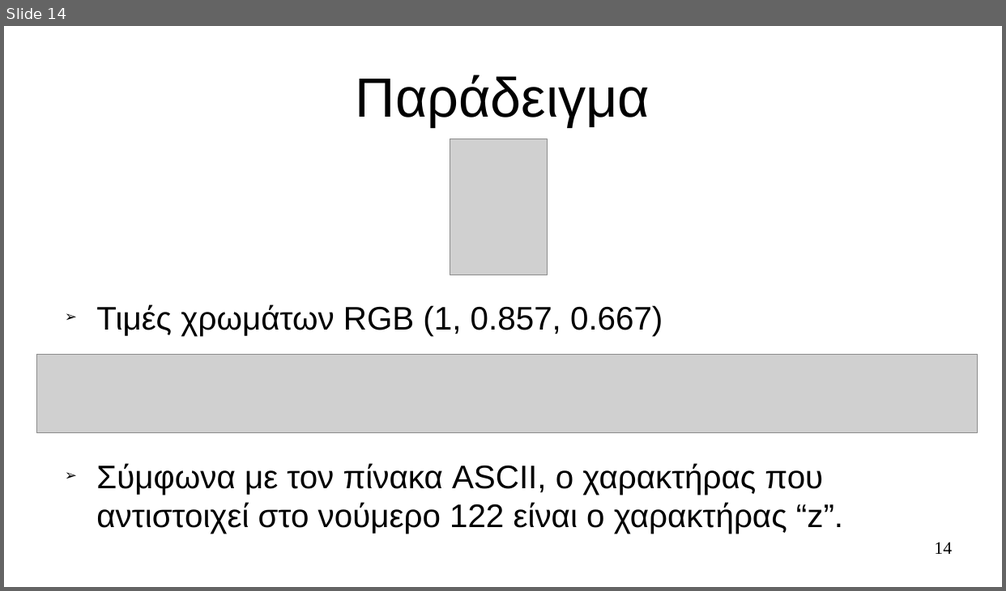
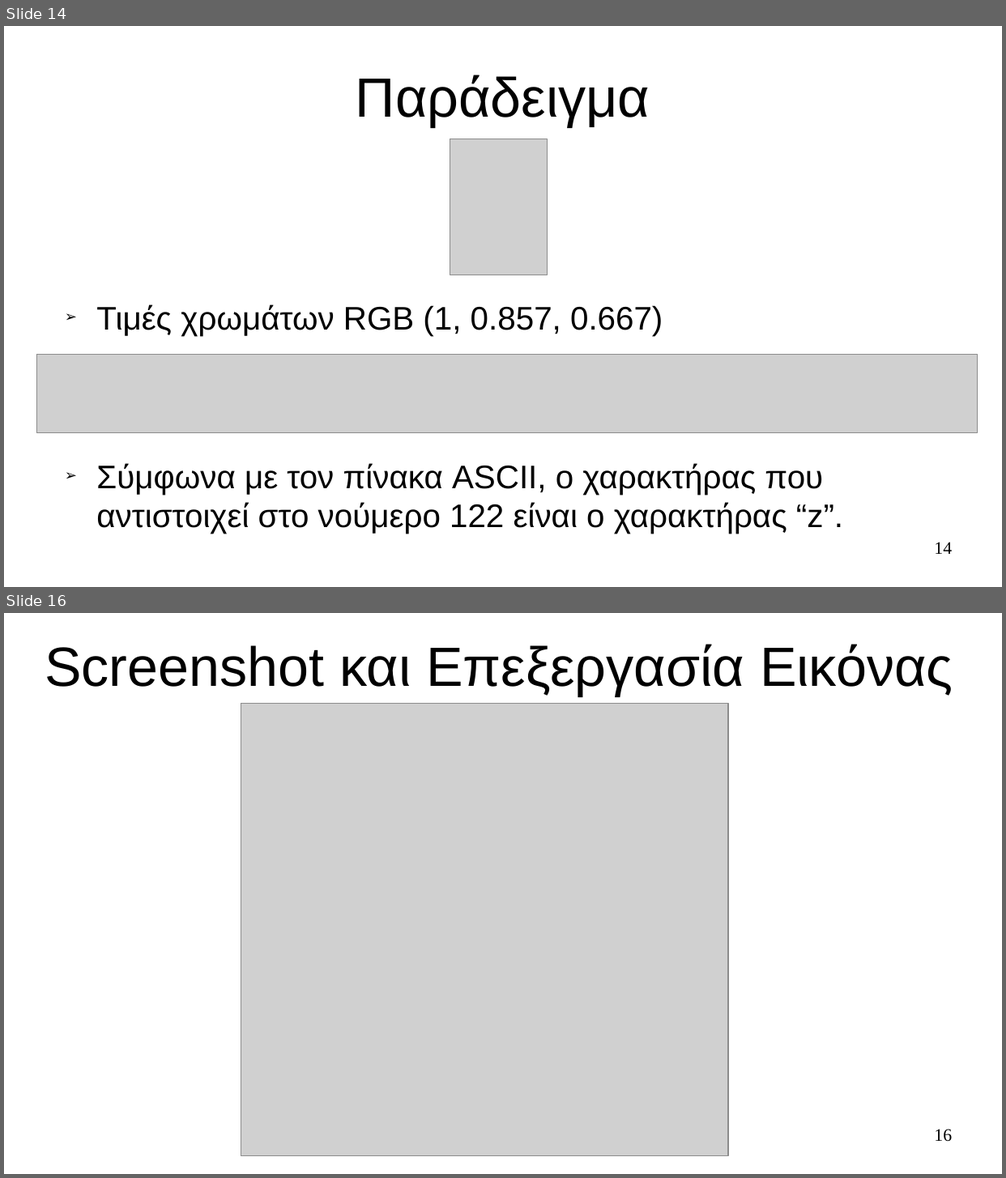
Before and after one commit to pevanget/Trigonix, a slide deck: Trigonix/Documentation/Παρουσίαση.odp. Shown one above the other, each under a label of ours: slide 14 before the commit, slides 14 and 16 after it; the slides between them are not shown. The pictures are 1006x591 and 1006x1178 pixels, drawn with LibreOffice and Linux fonts; fonts in the diff are those of the drawing; grey boxes stand for pictures. Boxes give left, top, right and bottom in pixels: in the first picture for what was removed or moved away, otherwise in the second. Text is boxed around its words. In the diff, an @@ line names an element or a change of style, - is before the commit and + after.

```diff
--- a/Trigonix/Documentation/Παρουσίαση.odp
+++ b/Trigonix/Documentation/Παρουσίαση.odp
@@ slide 16 added at <box>4,613,1002,1174</box>, background #FFFFFF @@
@@ title added at <box>44,644,953,696</box>, 44 pt, text #000000 @@
+Screenshot και Επεξεργασία Εικόνας
@@ picture added at <box>241,704,728,1157</box> @@
@@ page number added at <box>934,1129,952,1142</box>, 14 pt, text #000000 @@
+16
```
Also in this commit, not shown: 4 slides changed, 4 other slides added, 1 slide removed, 9 other files.
